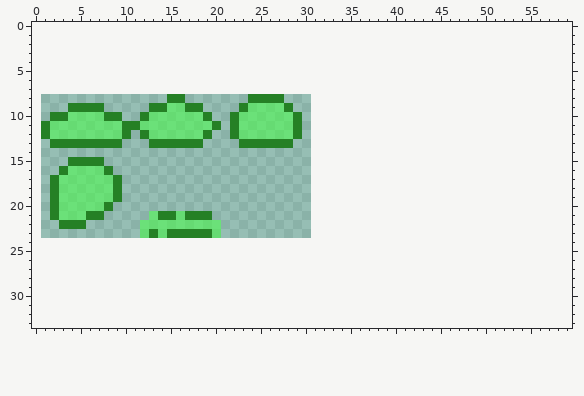
A pixel-art sprite gets an edit: gfx/enemy3.png. This is how it looked before the edit.
The file is 30x16 pixels. Colours within 5 levels of each other are drawn and written as one. The old version is drawn lined up with the new one, on the new canvas.
The result:
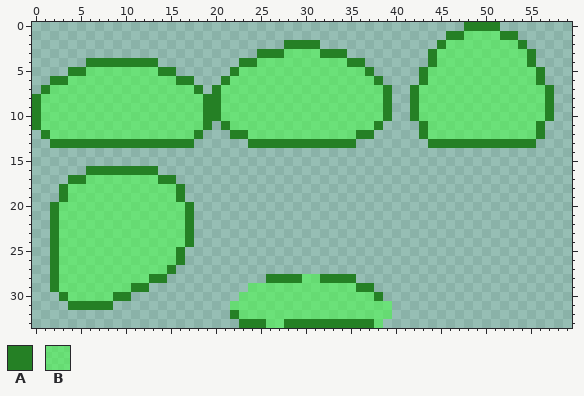
Palette (. is transparent): A #258025  B #48fd488c
The exact change:
canvas 30x16 -> 60x34, the old top-left corner now at 1,8
There is now colour A in row 0 at x 48 to 51; in row 1 at x 46 to 47 and 52 to 53; in row 2 at x 28 to 31, 45 and 54; in row 3 at x 25 to 27, 32 to 34, 44 and 55; in row 4 at x 6 to 13, 23 to 24, 35 to 36, 44 and 55; in row 5 at x 4 to 5, 14 to 15, 22, 37, 43 and 56.
There is now colour A in row 6 at x 2 to 3, 16 to 17, 21, 38, 43 and 56; in row 7 at x 1, 18, 20, 39, 42 and 57; in rows 8 to 9 at x 0, 19 to 20, 39, 42 and 57; in row 10 at x 0, 20, 39, 42 and 57; in row 11 at x 0, 21, 38, 43 and 56; in row 12 at x 36 to 37, 43 and 56.
There is now colour A in row 13 at x 10 to 12, 29 to 35 and 44 to 55; in row 16 at x 9 to 13; in row 17 at x 14 to 15; in rows 18 to 19 at x 16; in row 20 at x 17; in rows 22 to 23 at x 2.
There is now colour A in row 24 at x 2 and 17; in rows 25 to 26 at x 2 and 16; in row 27 at x 2 and 15; in row 28 at x 2, 13 to 14, 26 to 29 and 32 to 35; in row 29 at x 2, 11 to 12 and 36 to 37; in row 30 at x 3, 9 to 10 and 38.
There is now colour A in row 31 at x 4 to 8; in row 32 at x 22; in row 33 at x 23 to 25 and 28 to 37.
The edit turns colour B into colour A in row 11 at x 19; in row 12 at x 18 and 23; in row 16 at x 6 to 7; in row 17 at x 4 to 5; in rows 18 to 19 at x 3; in row 22 at x 17.
There is now colour B in row 1 at x 48 to 51; in row 2 at x 46 to 53; in row 3 at x 28 to 31 and 45 to 54; in row 4 at x 25 to 34 and 45 to 54; in row 5 at x 6 to 13, 23 to 36 and 44 to 55; in row 6 at x 4 to 15, 22 to 37 and 44 to 55.
There is now colour B in row 7 at x 2 to 17, 21 to 38 and 43 to 56; in row 8 at x 1 to 14, 17 to 18, 21 to 23, 28 to 38 and 43 to 56; in row 9 at x 1 to 3, 8 to 12, 21 to 22, 29 to 38 and 43 to 56; in row 10 at x 1, 10 to 11, 21, 30 to 38 and 43 to 56; in row 11 at x 30 to 37 and 44 to 55; in row 12 at x 11, 30 to 35 and 44 to 55.
There is now colour B in row 17 at x 10 to 13; in rows 18 to 19 at x 10 to 15; in row 20 at x 9 to 16; in row 21 at x 8 to 12; in row 22 at x 6 to 11; in row 23 at x 3 to 11.
There is now colour B in row 24 at x 3 to 16; in rows 25 to 26 at x 3 to 15; in row 27 at x 3 to 14; in row 28 at x 3 to 12 and 30 to 31; in row 29 at x 3 to 10 and 24 to 35; in row 30 at x 4 to 8 and 23 to 37.
There is now colour B in row 31 at x 22 to 39; in row 32 at x 23 to 39; in row 33 at x 26 to 27 and 38.
The edit turns colour A into colour B in row 8 at x 15 to 16 and 24 to 27; in row 9 at x 4 to 7, 13 to 14, 17 to 18, 23 and 28; in row 10 at x 2 to 3, 8 to 9, 12, 22 and 29; in row 11 at x 1, 10 to 11, 22 and 29; in row 12 at x 10, 12 and 29; in rows 17 to 19 at x 9.
The edit turns colour A into colour B in row 20 at x 8; in row 21 at x 6 to 7 and 14 to 15; in row 22 at x 3 to 5; in row 23 at x 13 and 15 to 16.
Colour A is removed in row 11 at x 20; in row 12 at x 19; in row 13 at x 18 and 23; in row 15 at x 4 to 7; in row 16 at x 3; in rows 17 to 19 at x 2.
Colour A is removed in row 21 at x 18 to 19; in row 23 at x 18 to 19.
Colour B is removed in row 16 at x 4 to 5; in row 17 at x 3; in row 22 at x 18 to 20; in row 23 at x 20.
